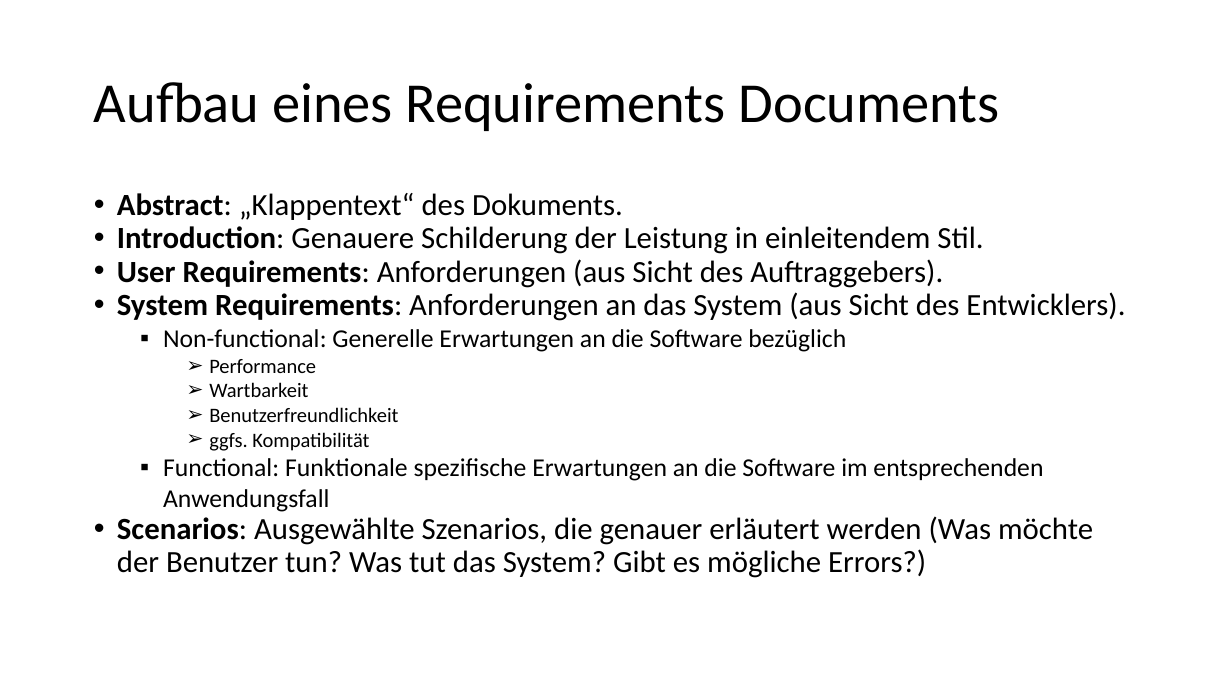
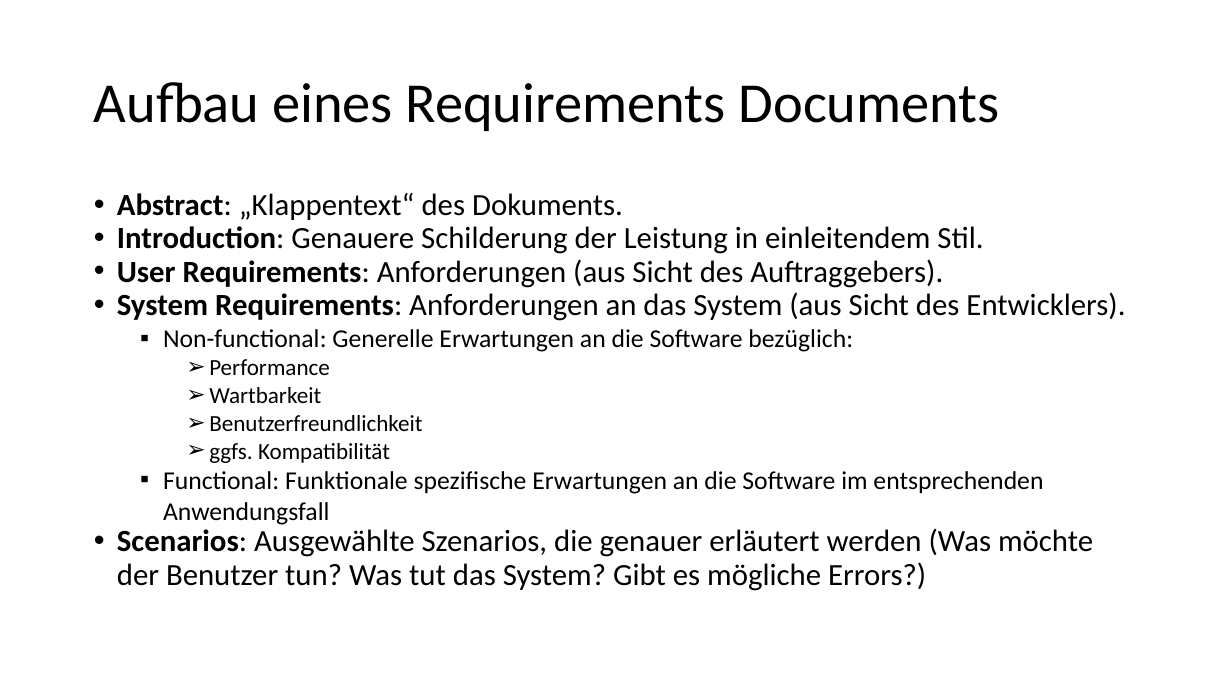
Before and after one commit to rkleee/seGruppeH, a slide deck: slide 4 of Präsi_Requirements-RebeccaSzenario.pptx. Drawn at 1232x693 pixels with LibreOffice and Linux fonts; fonts in the diff are those of the drawing. Boxes give left, top, right and bottom in pixels: in the first picture for what was removed or moved away, otherwise in the second. Text is boxed around its words. In the diff, an @@ line names an element or a change of style, - is before the commit and + after.

Commit message:
Testdateien gelöscht. Präsi_Requirements-RebeccaSzenario.pptx überarbeitet.

```diff
--- a/Präsi_Requirements-RebeccaSzenario.pptx
+++ b/Präsi_Requirements-RebeccaSzenario.pptx
@@ text at [163,329,853,352]: text changed @@
-  ▪ Non-functional: Generelle Erwartungen an die Software bezüglich
+  ▪ Non-functional: Generelle Erwartungen an die Software bezüglich:
@@ text at [209,359,422,463]: size 16 to 18 pt in "Performance", "Wartbarkeit", "Benutzerfreundlichkeit", "ggfs. Kompatibilität" @@
```
Also in this commit, not shown: 3 other files.
